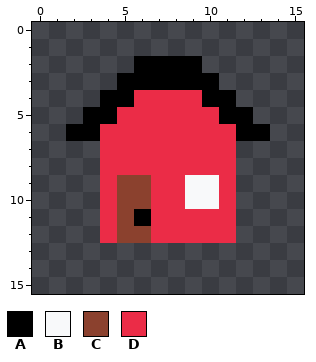
A pixel-art sprite gets an edit: games/img/CrocodileRun.png. The first picture shows the starting point.
The file is 16x16 pixels.
Palette (. is transparent): A #000000  B #f8f9fa  C #8b412e  D #eb2c47
Now the later version:
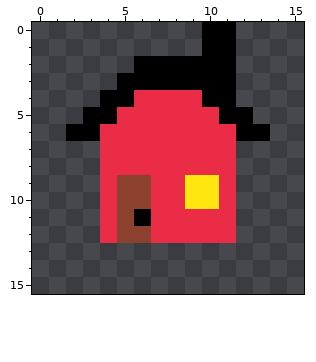
Changes in this commit:
colour B: #f8f9fa -> #fee610
y 0..2: x 10..11 .. -> AA
y 3: x 11 . -> A
